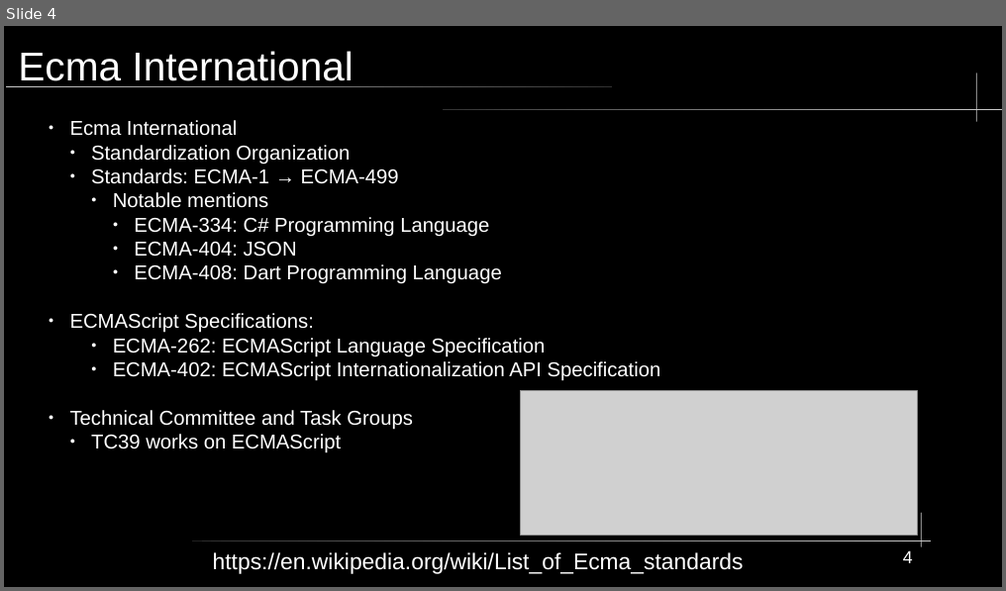
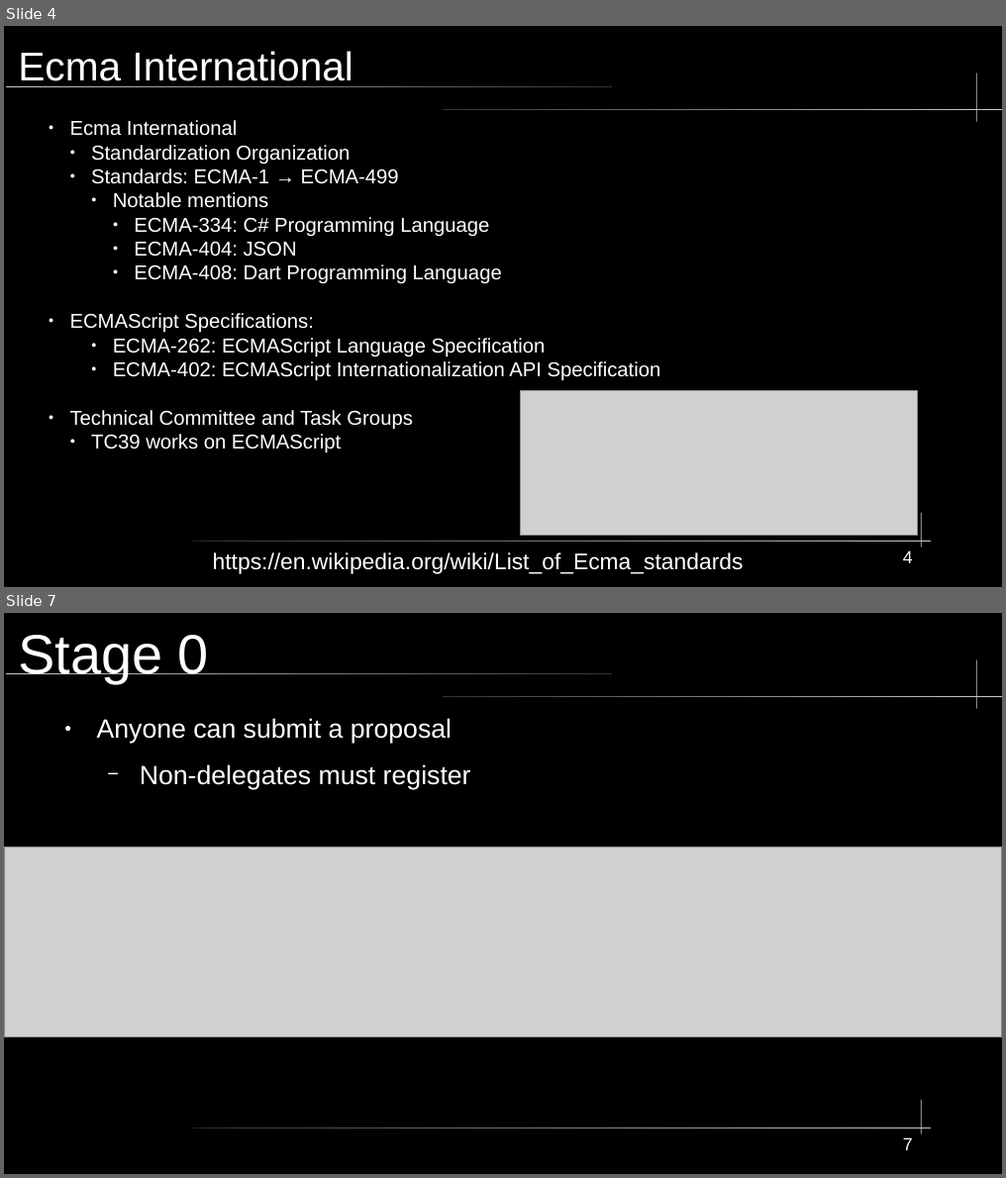
Before and after one commit to KWaloen/tc39_proposals_project, a slide deck: Data Analysis/Presentation/TC39 Process Documents.odp. Shown one above the other, each under a label of ours: slide 4 before the commit, slides 4 and 7 after it; the slides between them are not shown. The pictures are 1006x591 and 1006x1178 pixels, drawn with LibreOffice and Linux fonts; fonts in the diff are those of the drawing; grey boxes stand for pictures. Boxes give left, top, right and bottom in pixels: in the first picture for what was removed or moved away, otherwise in the second. Text is boxed around its words. In the diff, an @@ line names an element or a change of style, - is before the commit and + after.

```diff
--- a/Data Analysis/Presentation/TC39 Process Documents.odp
+++ b/Data Analysis/Presentation/TC39 Process Documents.odp
@@ slide 7 added at (4, 613, 1002, 1174), background #000000; not listed: 5 template elements that a slide beside it also shows @@
@@ title added at (18, 635, 209, 683), 44 pt, text #FFFFFF @@
+Stage 0
@@ text added at (97, 718, 471, 789), 21 pt, text #FFFFFF @@
+● Anyone can submit a proposal
+  − Non-delegates must register
@@ picture added at (4, 848, 1002, 1038) @@
@@ page number added at (903, 1138, 913, 1151), 14 pt, text #FFFFFF @@
+7
```
Also in this commit, not shown: 3 slides changed, 8 other slides added, 3 slides removed.
